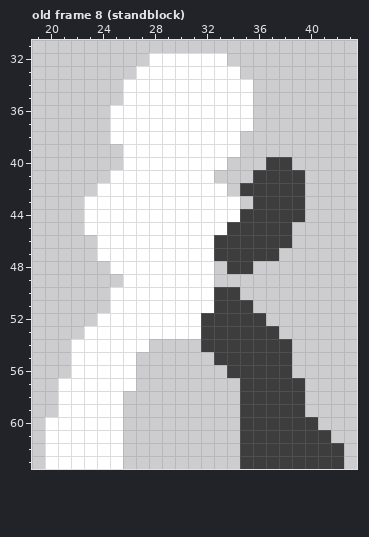
File history of a pixel-art file, src/Unity/Fighters/Assets/Art/Sprites/Animations/hitandblock.aseprite. This is how it looked before the edit.
64x64 pixels, 20 frames. Shown: old frame 8 (standblock): x 19..43, y 31..63.
The result:
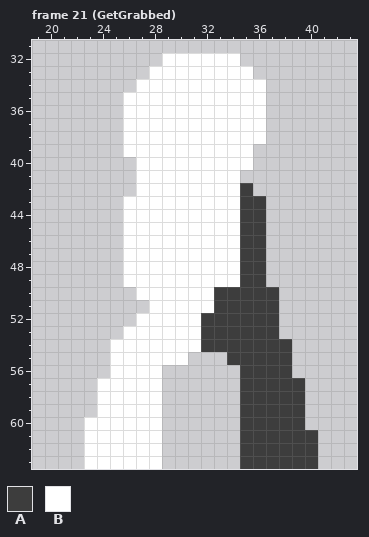
Palette (. is transparent): A #3d3d3d  B #ffffff
A new or re-ordered frame is compared with the old frame closest to it.
Change:
frames 20 -> 21
Frame 21 (GetGrabbed) is new; against old frame 8 (standblock):
Colour A is added in row 43 at x 35; in row 48 at x 36; in row 49 at x 35 to 36; in row 50 at x 35 to 37; in row 51 at x 36 to 37; in row 52 at x 37.
Colour B is added in row 32 at x 34; in row 33 at x 35; in rows 34 to 37 at x 36; in row 38 at x 35 to 36; in row 39 at x 35; in row 40 at x 34 to 35.
Colour B is added in row 41 at x 33 to 34; in row 42 at x 34; in row 48 at x 33; in row 49 at x 33 to 34; in row 54 at x 28 to 31; in row 55 at x 27 to 30.
Colour B is added in rows 56 to 57 at x 27 to 28; in rows 58 to 63 at x 26 to 28.
Colour B replaces colour A in row 45 at x 34; in rows 46 to 47 at x 33 to 34; in row 48 at x 34.
The author cleared colour A in row 40 at x 37 to 38; in rows 41 to 42 at x 36 to 39; in rows 43 to 44 at x 37 to 39; in rows 45 to 46 at x 37 to 38; in row 47 at x 37; in row 55 at x 33.
The author cleared colour A in row 56 at x 34; in row 60 at x 40; in row 61 at x 41; in rows 62 to 63 at x 41 to 42.
The author cleared colour B in row 32 at x 28; in row 33 at x 27; in row 34 at x 26; in rows 36 to 38 at x 25; in row 40 at x 26; in row 41 at x 25 to 26.
The author cleared colour B in row 42 at x 24 to 26; in rows 43 to 45 at x 23 to 25; in rows 46 to 47 at x 24 to 25; in row 48 at x 25; in row 50 at x 25 to 26; in row 51 at x 25 to 27.
The author cleared colour B in row 52 at x 24 to 26; in row 53 at x 23 to 25; in rows 54 to 56 at x 22 to 24; in rows 57 to 59 at x 21 to 23; in rows 60 to 63 at x 20 to 22.
Changed places in both pictures, as pixel boxes (x1, y1, x2, y2):
changed: (45, 53, 305, 469)
erased: (305, 417, 344, 469)
